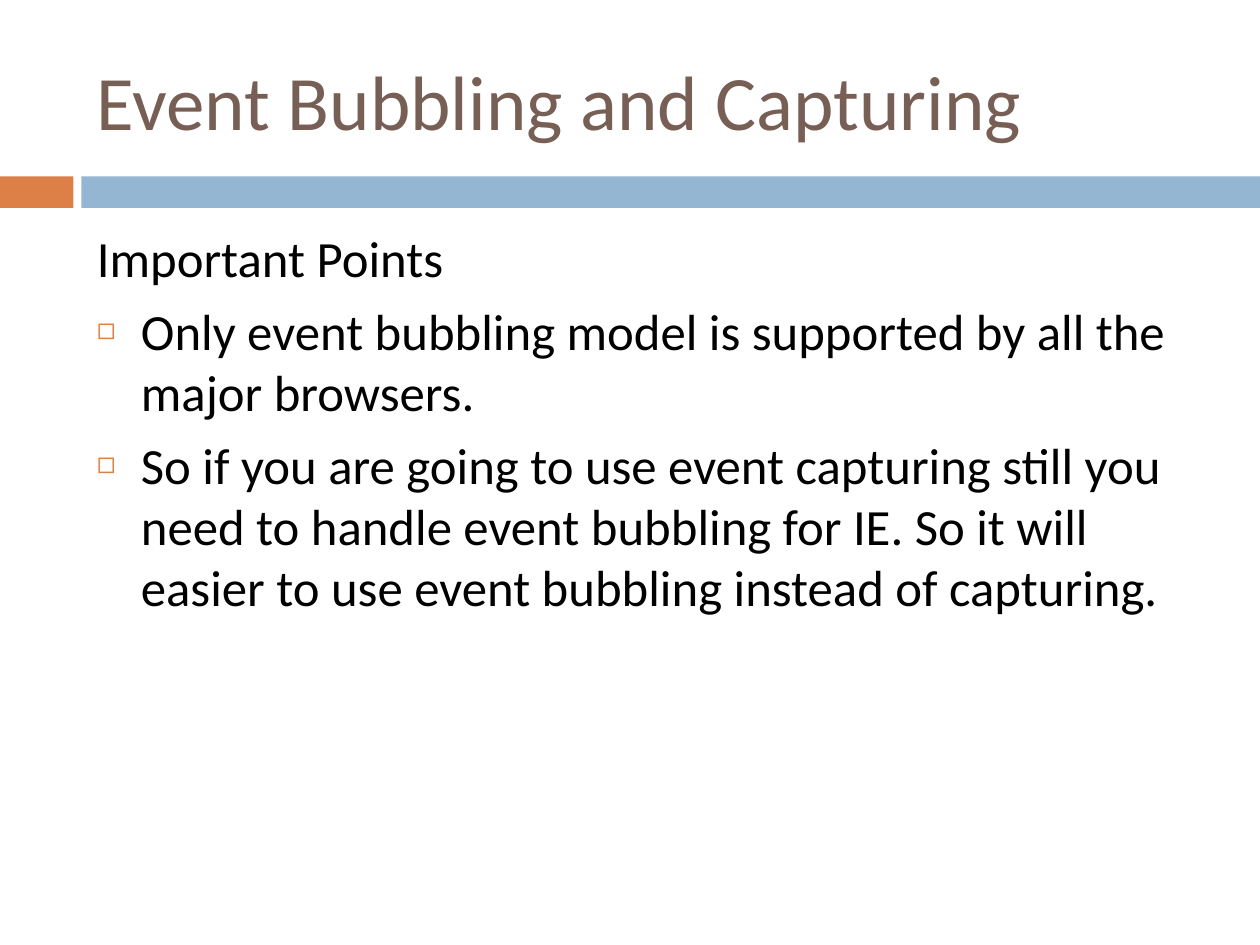
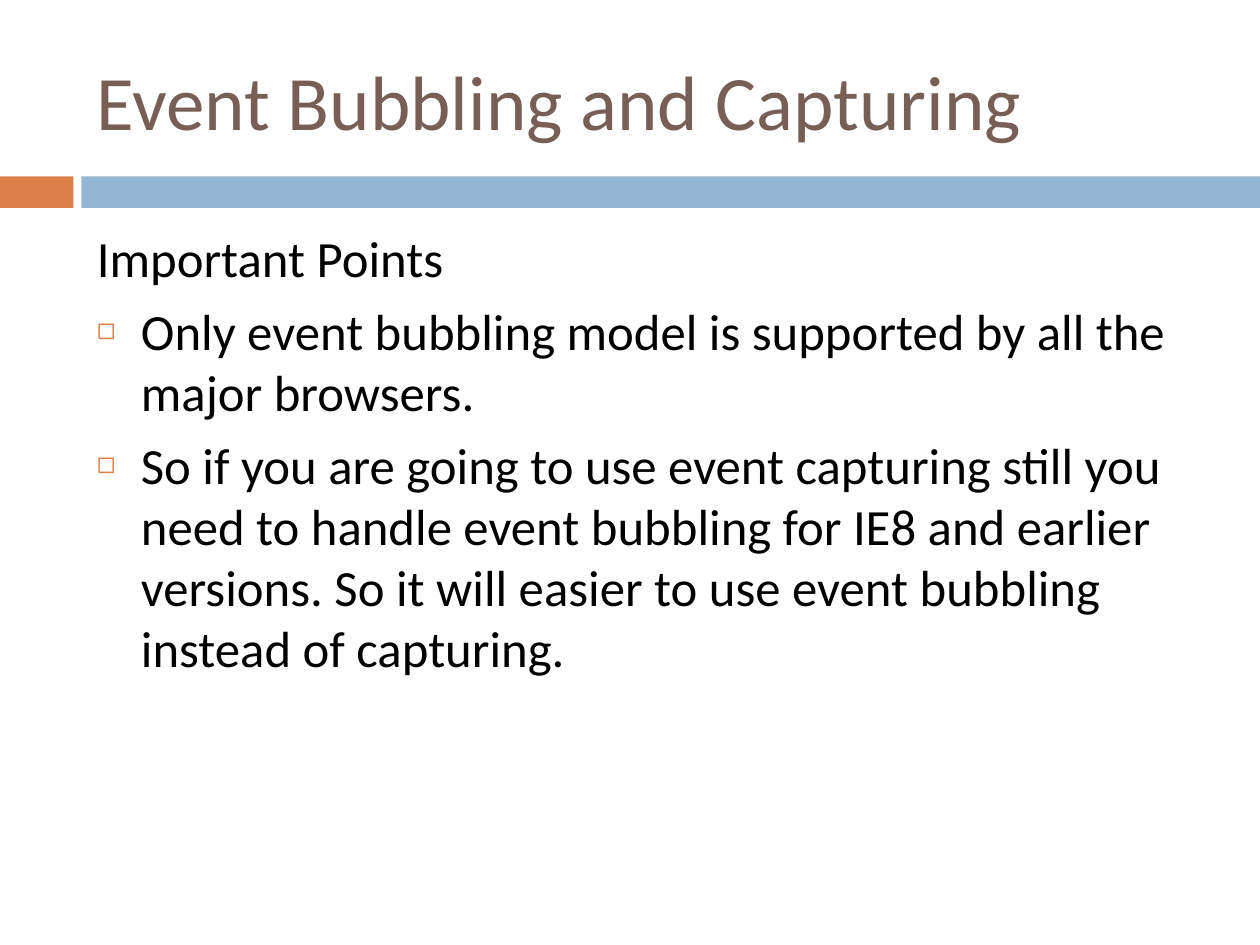
Before and after one commit to yedukondalurd/PPT, a slide deck: slide 6 of Advanced Javascript Day-1.pptx. Drawn at 1260x945 pixels with LibreOffice and Linux fonts; fonts in the diff are those of the drawing. Boxes give left, top, right and bottom in pixels: in the first picture for what was removed or moved away, otherwise in the second. Text is boxed around its words. In the diff, an @@ line names an element or a change of style, - is before the commit and + after.

```diff
--- a/Advanced Javascript Day-1.pptx
+++ b/Advanced Javascript Day-1.pptx
@@ text at <box>141,448,1161,676</box>: text changed @@
-◻ So if you are going to use event capturing still you need to handle event bubbling for IE. So it will easier to use event bubbling instead of capturing.
+◻ So if you are going to use event capturing still you need to handle event bubbling for IE8 and earlier versions. So it will easier to use event bubbling instead of capturing.
```
Also in this commit, not shown: 1 other slide changed, 2 other files.
